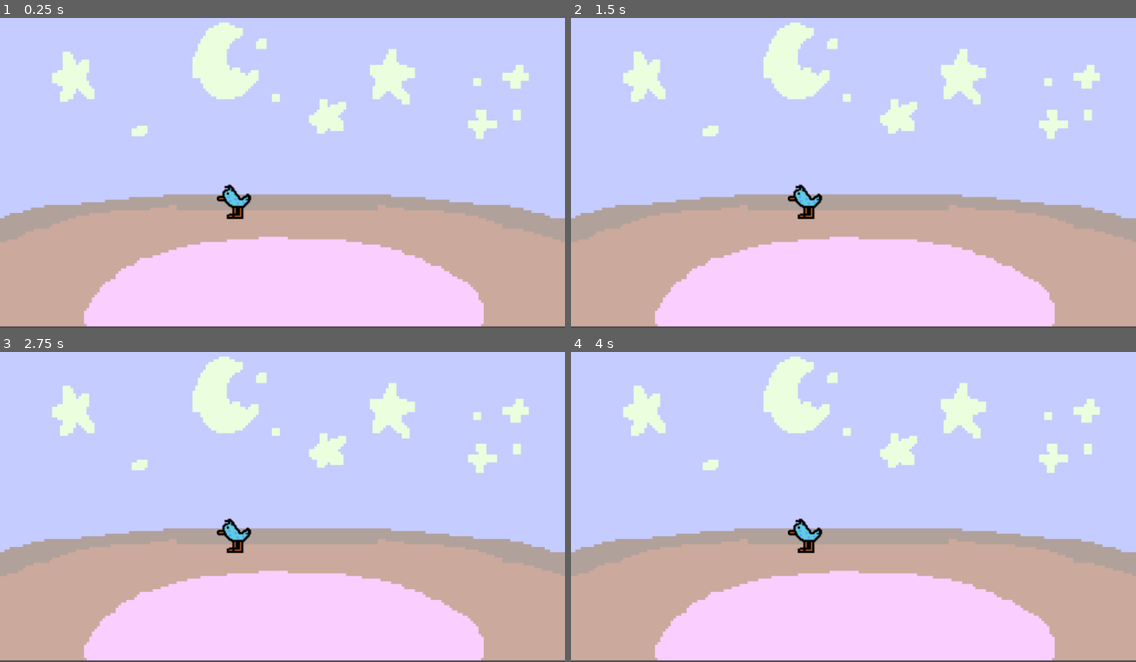
Above: before the commit, frames 1-4 (two rows, left to right).
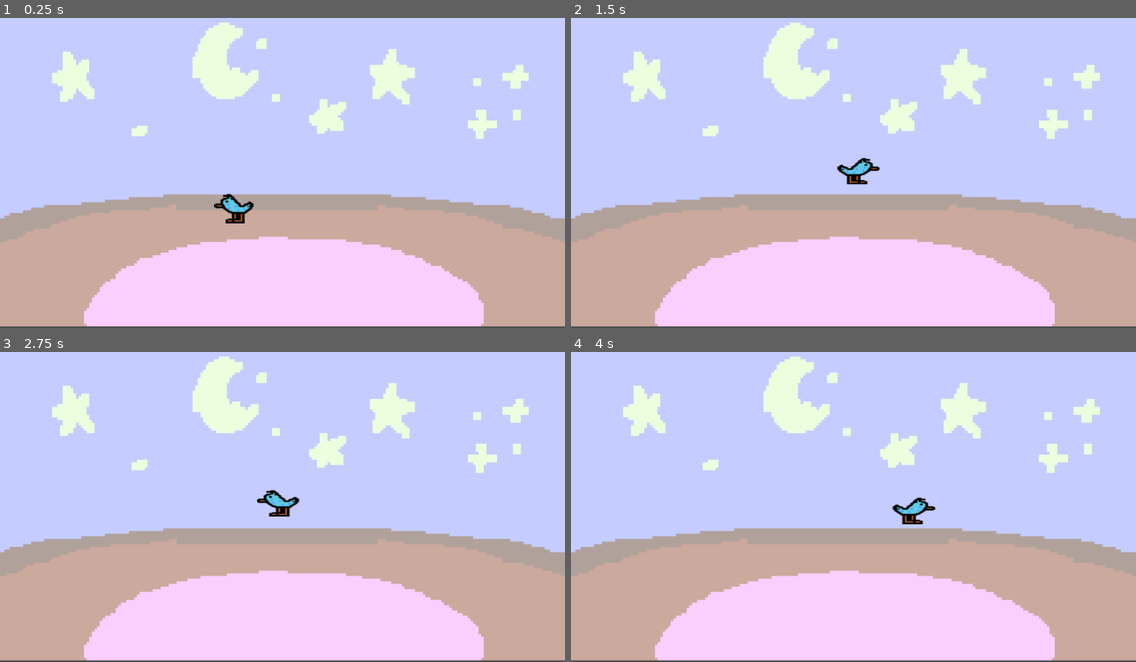
Above: after the commit, the same moments.

Repository: eddiecasti280/VirtuePet
Game: Godot game, scene res://Main.tscn
Two runs of this game, one before a commit and one after it. Both use one fixed random seed, a clock stepped at 60 frames per second and the inputs below. The project has no main scene, so this scene is started directly.
Inputs:
- Up to frame 1 (0.25 s): no input
- Up to frame 2 (1.5 s): hold W (jump, bound only after the commit) 0.53-1.28 s; hold D (move_right, bound only after the commit) from 0.53 s (still down); tap W (jump, bound only after the commit) at 1.35 s
- Up to frame 3 (2.75 s): tap W (jump, bound only after the commit) at 1.52, 1.82 s; release D (move_right, bound only after the commit) at 2.03 s; hold A (move_left, bound only after the commit) from 2.03 s (still down); hold W (jump, bound only after the commit) from 2.03 s (still down)
- Up to frame 4 (4 s): release A (move_left, bound only after the commit) at 2.78 s; release W (jump, bound only after the commit) at 2.78 s; hold D (move_right, bound only after the commit) from 2.78 s (still down); tap W (jump, bound only after the commit) at 2.85, 3.02, 3.32 s; hold W (jump, bound only after the commit) from 3.53 s (still down)

The runs differ from the first frame. In frame 1, 0.5% of the frame differs, in the area x 37-45%, y 53-67%; in frame 2, 0.7%; in frame 3, 0.7%; in frame 4, 0.7%, in the area x 38-65%, y 46-65%.

Commit message:
Steam API Additions

Diff:
--- a/Pet.gd
+++ b/Pet.gd
@@ -1,13 +1,17 @@
 extends KinematicBody2D
 
-
-# Declare member variables here. Examples:
-# var a = 2
-# var b = "text"
 var happiness : int = 0
 var hunger : int = 0
 var experience : int = 0
-#var velocity : float =
+var speed : float = 100
+var jumpForce : int = 450
+var gravity : int = 800
+var vel : Vector2 = Vector2()
+var grounded : bool = false
+var motion : Vector2 = Vector2()
+var motion_previous : Vector2 = Vector2()
+
+onready var sprite = $Pet_sprite
 
 # Called when the node enters the scene tree for the first time.
 func _ready():
@@ -15,5 +19,31 @@
 
 
 # Called every frame. 'delta' is the elapsed time since the previous frame.
-#func _process(delta):
-#	pass
+func _process(delta):
+	vel.x = 0
+	if Input.is_action_pressed("move_left"):
+		vel.x -= speed
+	if Input.is_action_pressed("move_right"):
+		vel.x += speed
+	vel = move_and_slide(vel, Vector2.UP)
+	vel.y += gravity * delta
+	if Input.is_action_pressed("jump") and is_on_floor():
+		vel.y -= jumpForce
+
+	if vel.x > 0:
+		sprite.flip_h = true
+	elif vel.x < 0:
+		sprite.flip_h = false
+
+	if not is_on_floor():
+		grounded = false
+		sprite.scale.y = range_lerp(abs(motion.y), 0, abs(jumpForce), 0.75, 1.75)
+		sprite.scale.x = range_lerp(abs(motion.y), 0, abs(jumpForce), 1.25, 0.75)
+
+	if not grounded and is_on_floor():
+		grounded = true
+		sprite.scale.x = range_lerp(abs(motion_previous.y), 0, abs(1700), 1.2, 2)
+		sprite.scale.y = range_lerp(abs(motion_previous.y), 0, abs(1700), 0.8, 0.5)
+
+	sprite.scale.x = lerp(sprite.scale.x, 1, 1 - pow(0.01, delta))
+	sprite.scale.y = lerp(sprite.scale.y, 1, 1 - pow(0.01, delta))
--- a/Pet.tscn
+++ b/Pet.tscn
@@ -12,6 +12,7 @@
 
 [node name="Pet_sprite" type="Sprite" parent="."]
 texture = ExtResource( 1 )
+flip_h = true
 
 [node name="CollisionShape2D" type="CollisionShape2D" parent="."]
 position = Vector2( 0, 1.5874 )
--- a/project.godot
+++ b/project.godot
@@ -8,10 +8,98 @@
 
 config_version=4
 
+_global_script_classes=[ {
+"base": "",
+"class": "SteamAPI",
+"language": "NativeScript",
+"path": "res://addons/steam_api/steam_api.gdns"
+}, {
+"base": "",
+"class": "SteamCallback",
+"language": "NativeScript",
+"path": "res://addons/steam_api/steam_callback.gdns"
+}, {
+"base": "",
+"class": "SteamFriends",
+"language": "NativeScript",
+"path": "res://addons/steam_api/steam_friends.gdns"
+}, {
+"base": "",
+"class": "SteamId",
+"language": "NativeScript",
+"path": "res://addons/steam_api/steam_id.gdns"
+}, {
+"base": "",
+"class": "SteamLeaderboard",
+"language": "NativeScript",
+"path": "res://addons/steam_api/steam_leaderboard.gdns"
+}, {
+"base": "",
+"class": "SteamLeaderboardEntries",
+"language": "NativeScript",
+"path": "res://addons/steam_api/steam_leaderboard_entries.gdns"
+}, {
+"base": "",
+"class": "SteamLeaderboardEntry",
+"language": "NativeScript",
+"path": "res://addons/steam_api/steam_leaderboard_entry.gdns"
+}, {
+"base": "",
+"class": "SteamLeaderboardFindResult",
+"language": "NativeScript",
+"path": "res://addons/steam_api/steam_find_leaderboard_result.gdns"
+}, {
+"base": "",
+"class": "SteamLeaderboardScoreUploaded",
+"language": "NativeScript",
+"path": "res://addons/steam_api/steam_leaderboard_uploaded.gdns"
+}, {
+"base": "",
+"class": "SteamLeaderboardScoresDownloaded",
+"language": "NativeScript",
+"path": "res://addons/steam_api/steam_leaderboard_scores_downloaded.gdns"
+}, {
+"base": "",
+"class": "SteamUserStats",
+"language": "NativeScript",
+"path": "res://addons/steam_api/steam_user_stats.gdns"
+} ]
+_global_script_class_icons={
+"SteamAPI": "",
+"SteamCallback": "",
+"SteamFriends": "",
+"SteamId": "",
+"SteamLeaderboard": "",
+"SteamLeaderboardEntries": "",
+"SteamLeaderboardEntry": "",
+"SteamLeaderboardFindResult": "",
+"SteamLeaderboardScoreUploaded": "",
+"SteamLeaderboardScoresDownloaded": "",
+"SteamUserStats": ""
+}
+
 [application]
 
 config/name="Virtue Pet"
 config/icon="res://icon.png"
+
+[input]
+
+move_left={
+"deadzone": 0.5,
+"events": [ Object(InputEventKey,"resource_local_to_scene":false,"resource_name":"","device":0,"alt":false,"shift":false,"control":false,"meta":false,"command":false,"pressed":false,"scancode":65,"unicode":0,"echo":false,"script":null)
+ ]
+}
+move_right={
+"deadzone": 0.5,
+"events": [ Object(InputEventKey,"resource_local_to_scene":false,"resource_name":"","device":0,"alt":false,"shift":false,"control":false,"meta":false,"command":false,"pressed":false,"scancode":68,"unicode":0,"echo":false,"script":null)
+ ]
+}
+jump={
+"deadzone": 0.5,
+"events": [ Object(InputEventKey,"resource_local_to_scene":false,"resource_name":"","device":0,"alt":false,"shift":false,"control":false,"meta":false,"command":false,"pressed":false,"scancode":87,"unicode":0,"echo":false,"script":null)
+ ]
+}
 
 [physics]
 
Not shown, added: .mono/metadata/ide_messaging_meta.txt
Not shown: 3 places in Main.tscn that only renumber resources
Not shown, added: addons/steam_api/examples/example.gd
Not shown, added: addons/steam_api/examples/example.tscn
Not shown, added: addons/steam_api/plugin.cfg
Not shown, added: addons/steam_api/plugin.gd
Not shown, added: addons/steam_api/settings.gd
Not shown, added: addons/steam_api/settings.tres
Not shown, added: addons/steam_api/setup.gd
Not shown, added: addons/steam_api/setup.tscn
Not shown, added: addons/steam_api/steam.gd
Not shown, added: addons/steam_api/steam.tscn
(and 17 more such lines)
